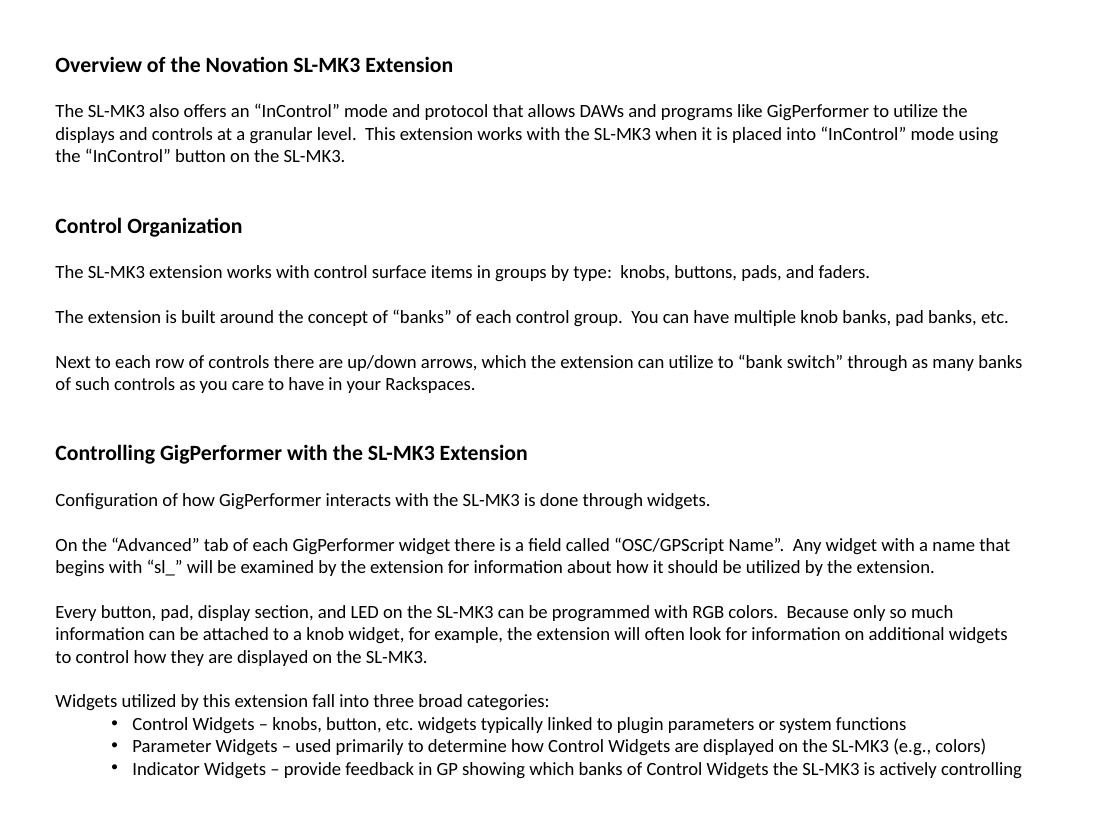
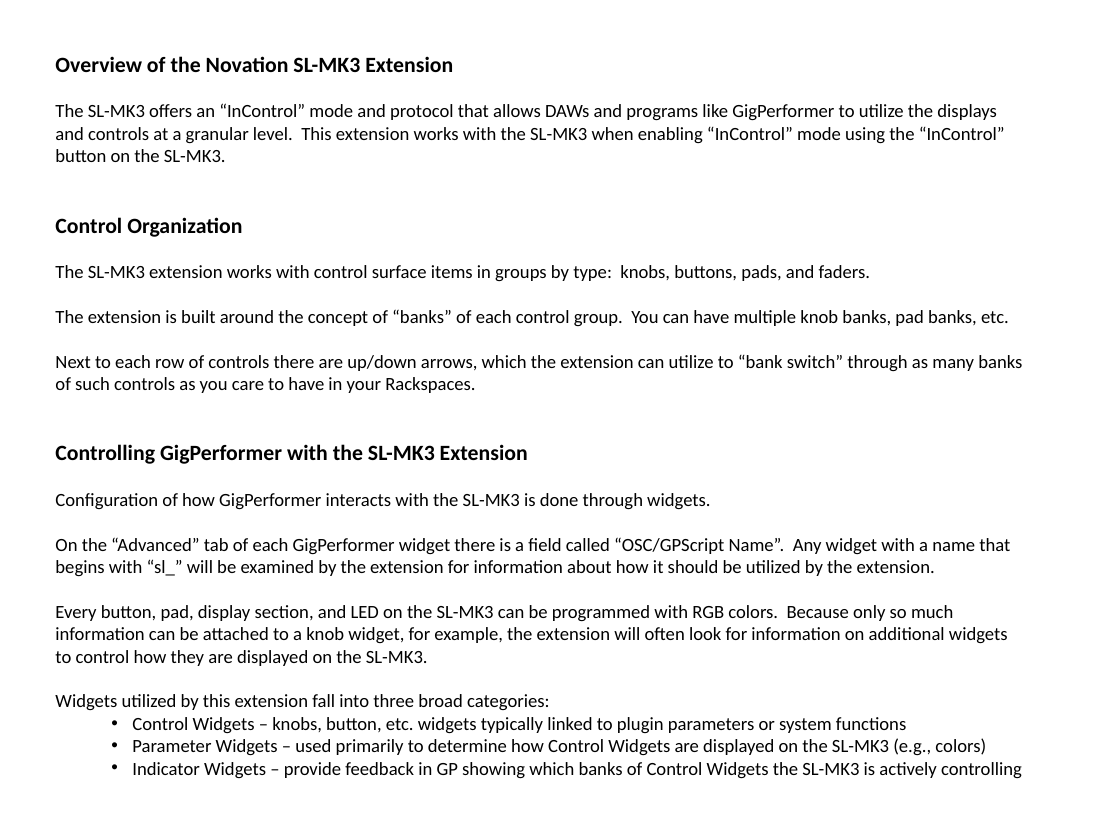
Before and after one commit to WidnerM/GP-SL-MK3, a slide deck: slide 1 of SL-MK3 Extension.pptx. Drawn at 1120x840 pixels with LibreOffice and Linux fonts; fonts in the diff are those of the drawing. Boxes give left, top, right and bottom in pixels: in the first picture for what was removed or moved away, otherwise in the second. Text is boxed around its words. In the diff, an @@ line names an element or a change of style, - is before the commit and + after.

```diff
--- a/SL-MK3 Extension.pptx
+++ b/SL-MK3 Extension.pptx
@@ text at (x1=55, y1=103, x2=1005, y2=162): text changed @@
-The SL-MK3 also offers an “InControl” mode and protocol that allows DAWs and programs like GigPerformer to utilize the displays and controls at a granular level. This extension works with the SL-MK3 when it is placed into “InControl” mode using the “InControl” button on the SL-MK3.
+The SL-MK3 offers an “InControl” mode and protocol that allows DAWs and programs like GigPerformer to utilize the displays and controls at a granular level. This extension works with the SL-MK3 when enabling “InControl” mode using the “InControl” button on the SL-MK3.
```
Also in this commit, not shown: 1 slide added, 7 other files.
